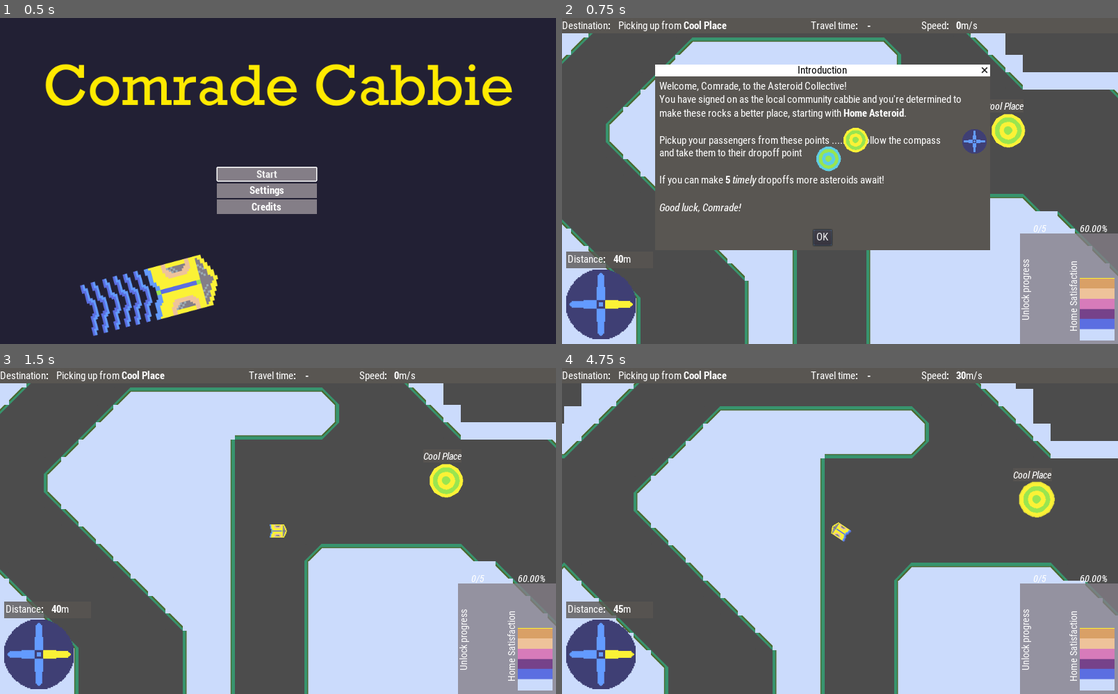
Above: before the commit, frames 1-4 (two rows, left to right).
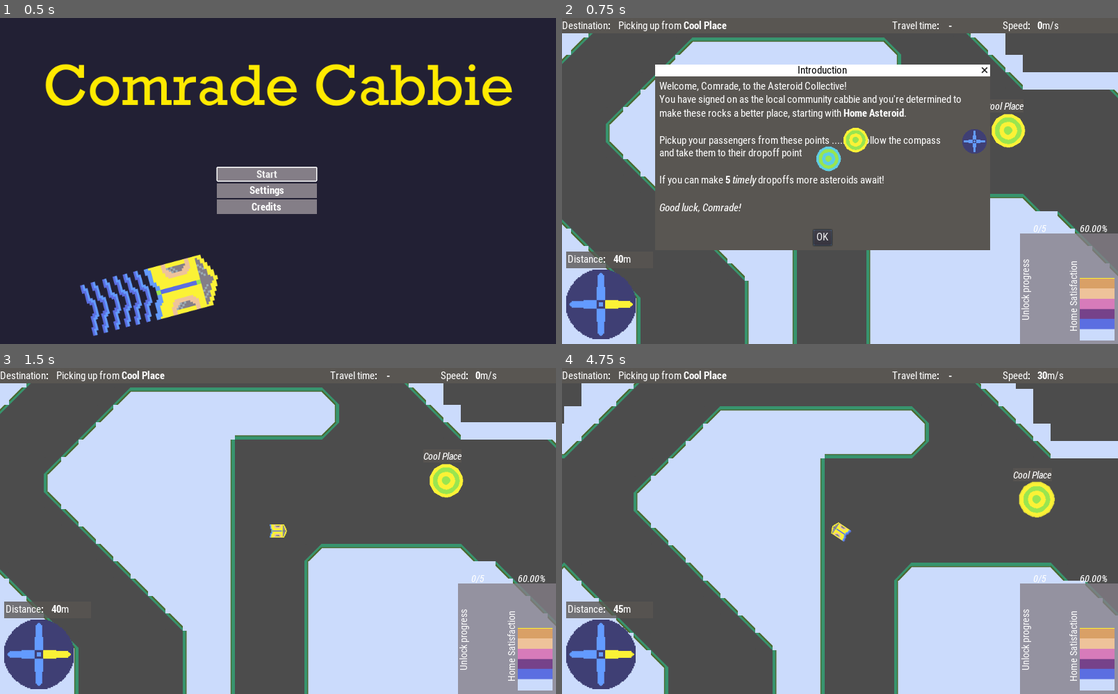
Above: after the commit, the same moments.

Repository: broquaint/comrade-cabbie
Game: Godot game, scene res://Root.tscn
Same seed, same stepped clock (60 frames per second), same inputs: the game is played once before the commit and once after it.
Inputs:
- Up to frame 1 (0.5 s): no input
- Up to frame 2 (0.75 s): click "Start" at 0.5 s
- Up to frame 3 (1.5 s): click "OK" at 1.25 s
- Up to frame 4 (4.75 s): hold Right (move_right) 2.03-2.78 s; hold Left (move_left) 2.78-3.53 s; hold Right (move_right) 3.53-4.28 s; hold Up (move_up) from 4.28 s (still down)

Frame 1 is identical in both runs. In frame 2, 0.3% of the frame differs, in the area x 44-90%, y 1-5%; in frame 3, 0.3%; in frame 4, 0.4%, in the area x 44-91%, y 1-5%.

Commit message:
Fix HUD to have enough space for all destinations
Need to fix the flash too ...

Diff:
--- a/HUD.tscn
+++ b/HUD.tscn
@@ -227,9 +227,9 @@
 
 [node name="Destination" type="RichTextLabel" parent="Control/Container"]
 margin_left = 104.0
-margin_right = 454.0
+margin_right = 604.0
 margin_bottom = 32.0
-rect_min_size = Vector2( 350, 24 )
+rect_min_size = Vector2( 500, 24 )
 bbcode_enabled = true
 bbcode_text = "Picking up from [b]Foo Bar[/b]"
 text = "Picking up from Foo Bar"
@@ -238,8 +238,8 @@
 deselect_on_focus_loss_enabled = false
 
 [node name="RichTextLabel2" type="RichTextLabel" parent="Control/Container"]
-margin_left = 458.0
-margin_right = 558.0
+margin_left = 608.0
+margin_right = 708.0
 margin_bottom = 32.0
 rect_min_size = Vector2( 100, 0 )
 bbcode_enabled = true
@@ -247,8 +247,8 @@
 text = "Travel time:"
 
 [node name="TravelTime" type="RichTextLabel" parent="Control/Container"]
-margin_left = 562.0
-margin_right = 658.0
+margin_left = 712.0
+margin_right = 808.0
 margin_bottom = 32.0
 rect_min_size = Vector2( 96, 0 )
 bbcode_enabled = true
@@ -257,8 +257,8 @@
 scroll_active = false
 
 [node name="RichTextLabel" type="RichTextLabel" parent="Control/Container"]
-margin_left = 662.0
-margin_right = 722.0
+margin_left = 812.0
+margin_right = 872.0
 margin_bottom = 32.0
 rect_min_size = Vector2( 60, 0 )
 bbcode_enabled = true
@@ -266,8 +266,8 @@
 text = "Speed:"
 
 [node name="Speed" type="RichTextLabel" parent="Control/Container"]
-margin_left = 726.0
-margin_right = 946.0
+margin_left = 876.0
+margin_right = 1096.0
 margin_bottom = 32.0
 rect_min_size = Vector2( 220, 0 )
 bbcode_enabled = true
